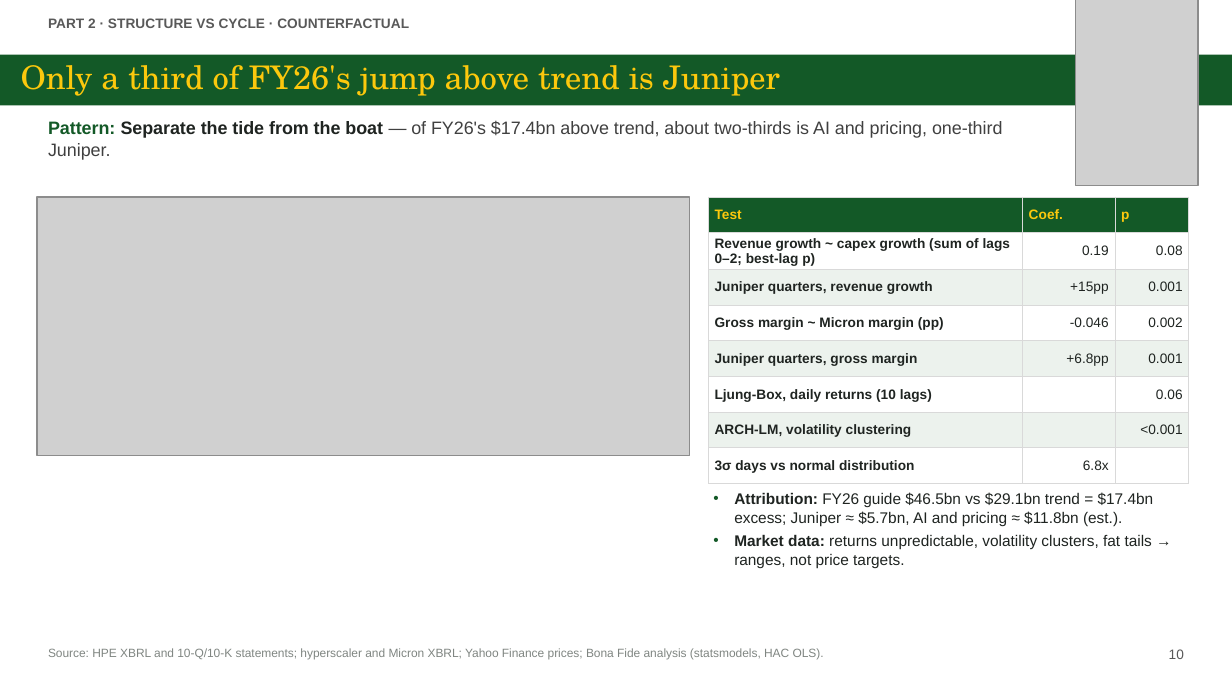
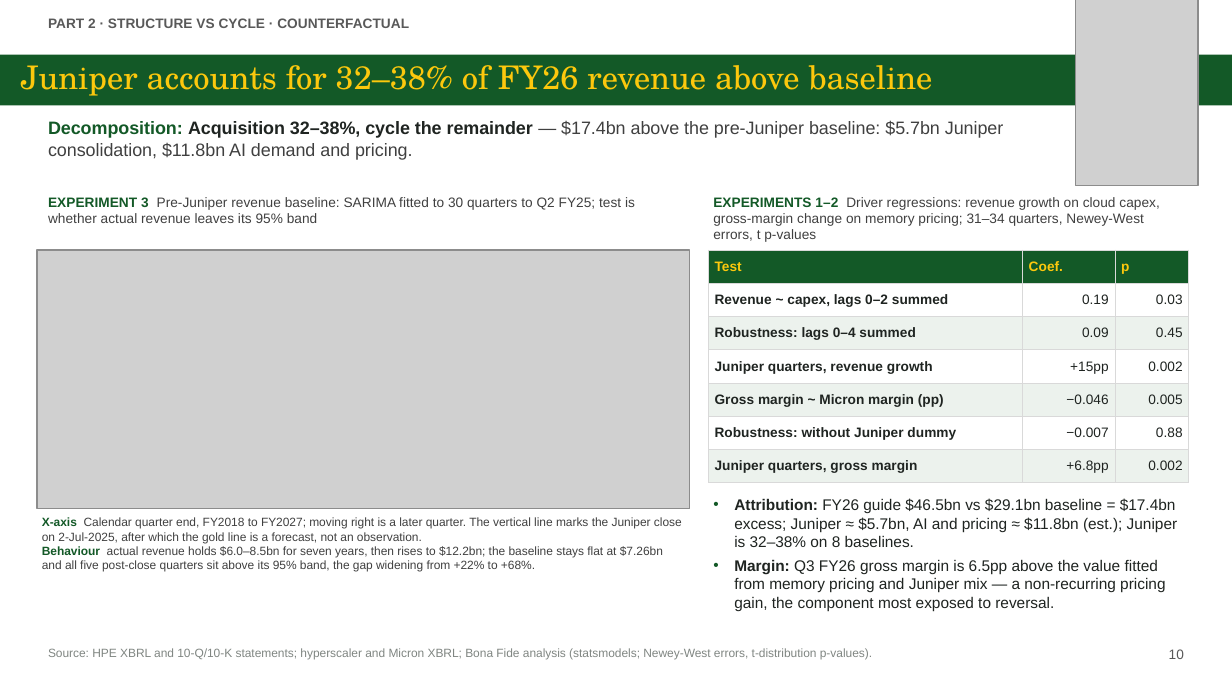
Before and after one commit to zhejiahu-tudelft/bonafide, a slide deck: slide 10 of HPE/final/HPE_Investment_Presentation.pptx. Drawn at 1232x693 pixels with LibreOffice and Linux fonts; fonts in the diff are those of the drawing; grey boxes stand for pictures. Boxes give left, top, right and bottom in pixels: in the first picture for what was removed or moved away, otherwise in the second. Text is boxed around its words. In the diff, an @@ line names an element or a change of style, - is before the commit and + after.

```diff
--- a/HPE/final/HPE_Investment_Presentation.pptx
+++ b/HPE/final/HPE_Investment_Presentation.pptx
@@ title at [21, 65, 933, 96]: text changed @@
-Only a third of FY26's jump above trend is Juniper
+Juniper accounts for 32–38% of FY26 revenue above baseline
@@ text at [48, 121, 1004, 160]: text changed @@
-Pattern: Separate the tide from the boat — of FY26's $17.4bn above trend, about two-thirds is AI and pricing, one-third Juniper.
+Decomposition: Acquisition 32–38%, cycle the remainder — $17.4bn above the pre-Juniper baseline: $5.7bn Juniper consolidation, $11.8bn AI demand and pricing.
@@ text added at [48, 197, 635, 223], 8 pt, text #404040 @@
+EXPERIMENT 3 Pre-Juniper revenue baseline: SARIMA fitted to 30 quarters to Q2 FY25; test is whether actual revenue leaves its 95% band
@@ text added at [713, 197, 1159, 242], 8 pt, text #404040 @@
+EXPERIMENTS 1–2 Driver regressions: revenue growth on cloud capex, gross-margin change on memory pricing; 31–34 quarters, Newey-West errors, t p-values
@@ picture: place and size @@
-picture at [37, 197, 690, 456]
+picture at [37, 250, 690, 509]
@@ table at [708, 250, 1189, 483] @@
-row 2: Revenue growth ~ capex growth (sum of lags 0–2; best-lag p) | 0.19 | 0.08
-row 3: Juniper quarters, revenue growth | +15pp | 0.001
-row 4: Gross margin ~ Micron margin (pp) | -0.046 | 0.002
-row 5: Juniper quarters, gross margin | +6.8pp | 0.001
-row 6: Ljung-Box, daily returns (10 lags) |  | 0.06
-row 7: ARCH-LM, volatility clustering |  | <0.001
-row 8: 3σ days vs normal distribution | 6.8x | 
+row 2: Revenue ~ capex, lags 0–2 summed | 0.19 | 0.03
+row 3: Robustness: lags 0–4 summed | 0.09 | 0.45
+row 4: Juniper quarters, revenue growth | +15pp | 0.002
+row 5: Gross margin ~ Micron margin (pp) | −0.046 | 0.005
+row 6: Robustness: without Juniper dummy | −0.007 | 0.88
+row 7: Juniper quarters, gross margin | +6.8pp | 0.002
@@ table: place and size @@
-table at [708, 197, 1189, 483]
+table at [708, 250, 1189, 483]
@@ text at [734, 498, 1178, 611]: text changed @@
-• Attribution: FY26 guide $46.5bn vs $29.1bn trend = $17.4bn excess; Juniper ≈ $5.7bn, AI and pricing ≈ $11.8bn (est.).
-• Market data: returns unpredictable, volatility clusters, fat tails → ranges, not price targets.
+• Attribution: FY26 guide $46.5bn vs $29.1bn baseline = $17.4bn excess; Juniper ≈ $5.7bn, AI and pricing ≈ $11.8bn (est.); Juniper is 32–38% on 8 baselines.
+• Margin: Q3 FY26 gross margin is 6.5pp above the value fitted from memory pricing and Juniper mix — a non-recurring pricing gain, the component most exposed to reversal.
@@ text added at [42, 517, 682, 572], 7 pt, text #404040 @@
+X-axis Calendar quarter end, FY2018 to FY2027; moving right is a later quarter. The vertical line marks the Juniper close on 2-Jul-2025, after which the gold line is a forecast, not an observation.
+Behaviour actual revenue holds $6.0–8.5bn for seven years, then rises to $12.2bn; the baseline stays flat at $7.26bn and all five post-close quarters sit above its 95% band, the gap widening from +22% to +68%.
@@ text at [48, 648, 872, 660]: text changed @@
-Source: HPE XBRL and 10-Q/10-K statements; hyperscaler and Micron XBRL; Yahoo Finance prices; Bona Fide analysis (statsmodels, HAC OLS).
+Source: HPE XBRL and 10-Q/10-K statements; hyperscaler and Micron XBRL; Bona Fide analysis (statsmodels; Newey-West errors, t-distribution p-values).
```
Also in this commit, not shown: 27 other slides changed, 38 other files.
